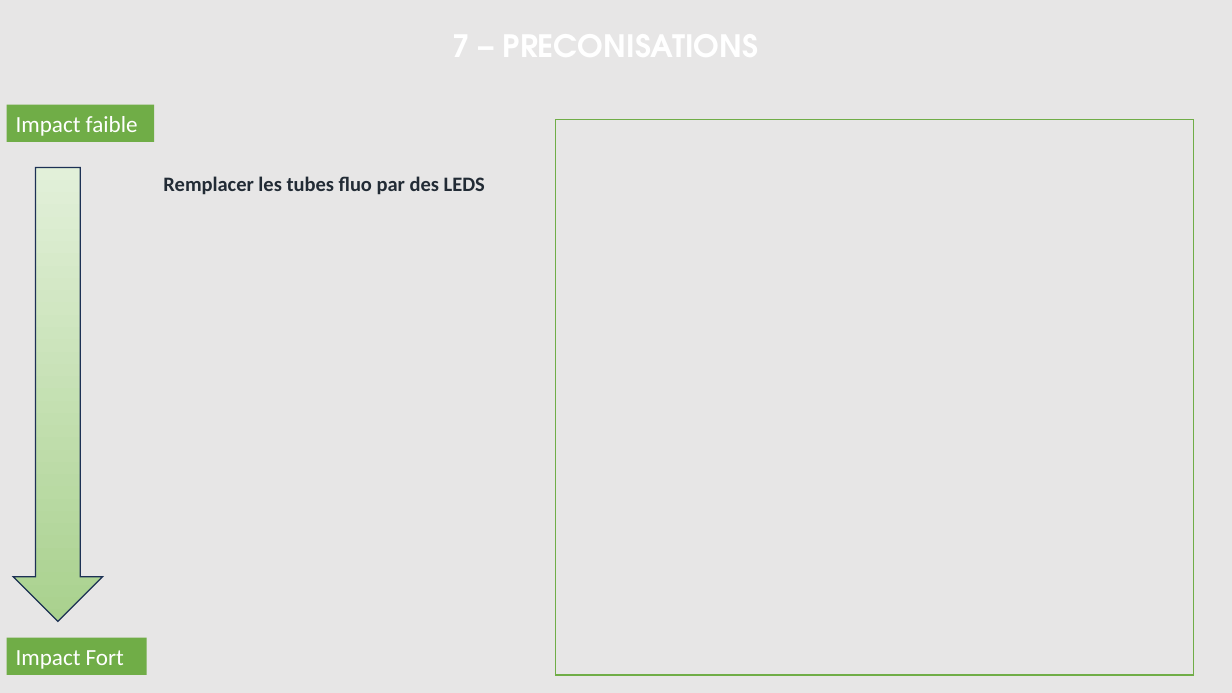
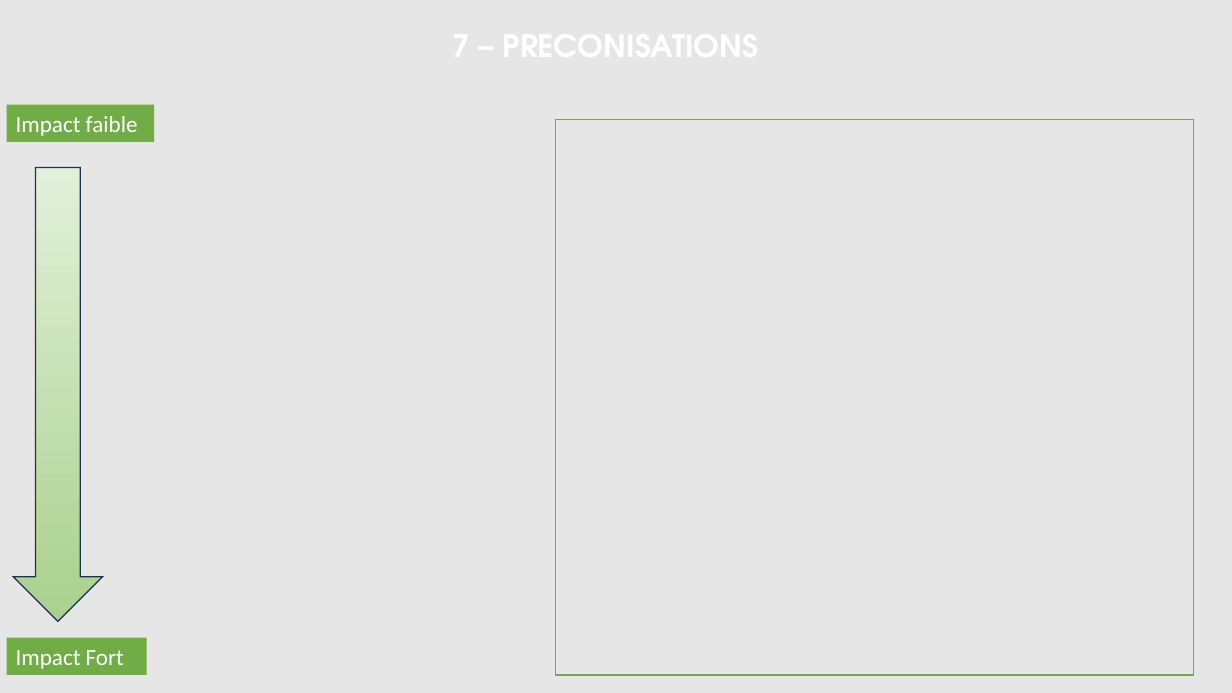
Before and after one commit to sigsieml/super-cep, a slide deck: slide 8 of app/src/main/assets/powerpointvierge.pptx. Drawn at 1232x693 pixels with LibreOffice and Linux fonts; fonts in the diff are those of the drawing; background and template pictures are left out. Boxes give left, top, right and bottom in pixels: in the first picture for what was removed or moved away, otherwise in the second. Text is boxed around its words. In the diff, an @@ line names an element or a change of style, - is before the commit and + after.

```diff
--- a/app/src/main/assets/powerpointvierge.pptx
+++ b/app/src/main/assets/powerpointvierge.pptx
@@ table at [154, 167, 541, 201] @@
-row 1, column 1: Remplacer les tubes fluo par des LEDS
+row 1, column 1: 
```
Also in this commit, not shown: 6 other slides changed, 23 other files.
